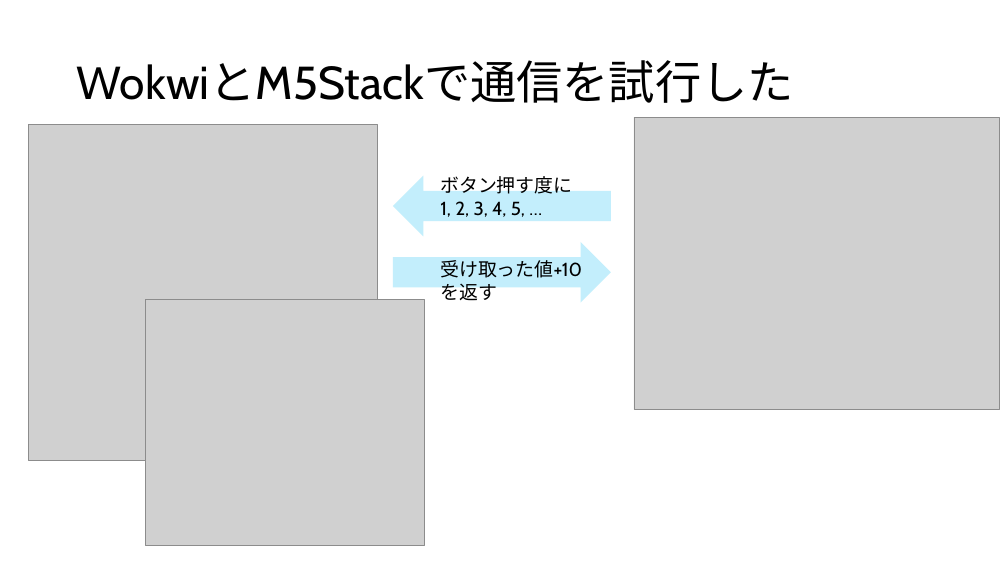
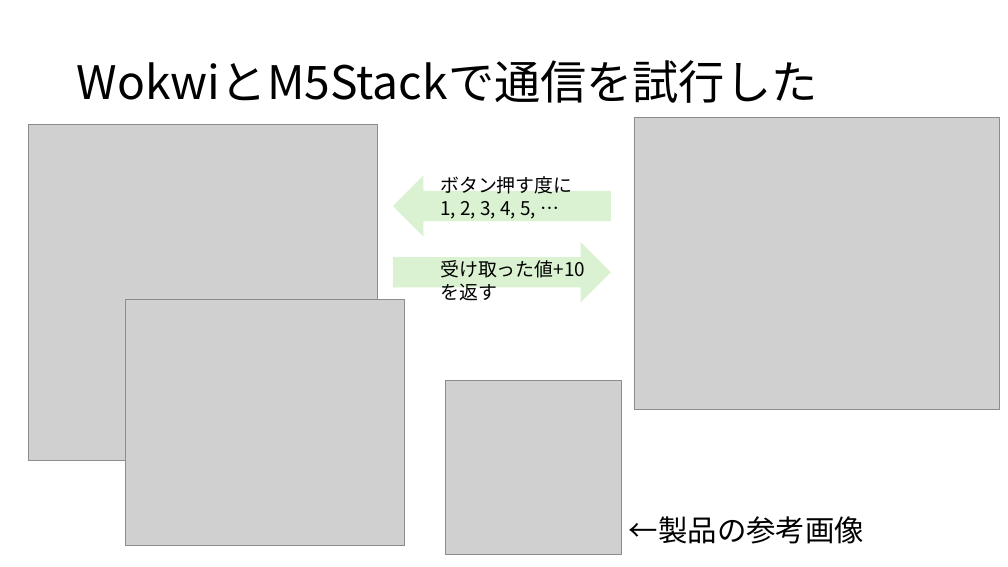
Before and after one commit to potechisakura/ren01, a slide deck: slide 17 of 01.pptx (slide 13 before the commit). Drawn at 1008x567 pixels with LibreOffice and Linux fonts; fonts in the diff are those of the drawing; grey boxes stand for pictures. Boxes give left, top, right and bottom in pixels: in the first picture for what was removed or moved away, otherwise in the second. Text is boxed around its words. In the diff, an @@ line names an element or a change of style, - is before the commit and + after.

```diff
--- a/01.pptx
+++ b/01.pptx
@@ right arrow at [393,175,611,236]: fill #46CCF6 at 32% opacity to #8ED973 at 32% opacity @@
@@ right arrow at [393,242,611,302]: fill #46CCF6 at 32% opacity to #8ED973 at 32% opacity @@
@@ font Cabin to Noto Sans CJK JP in 3 elements at [77,60,818,103], [440,176,572,219], [440,260,585,304] @@
@@ picture: place and size @@
-picture at [145,299,424,546]
+picture at [126,299,405,546]
@@ picture added at [445,380,622,555] @@
@@ text added at [629,516,864,544], 28 pt, text #000000 @@
+←製品の参考画像
```
Also in this commit, not shown: 25 other slides changed, 3 slides added.
